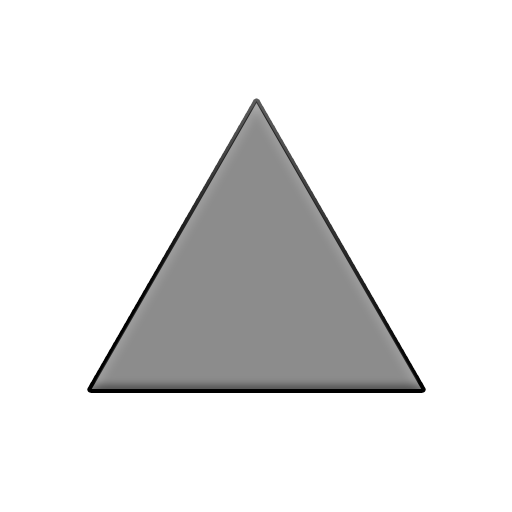
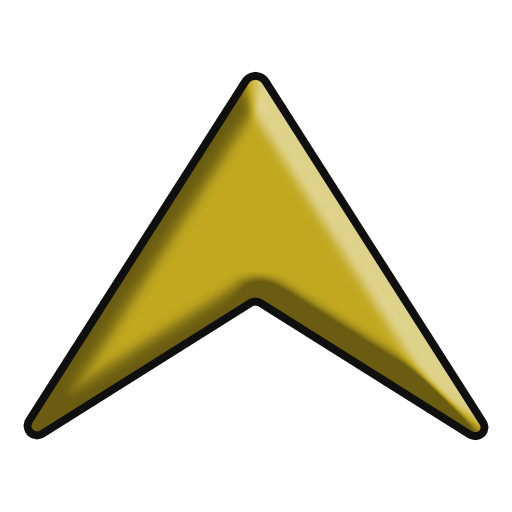
Layered file, before and after one edit (512 x 512). Changes by layer:
hid "Triangle 1" over (x1=90, y1=101, x2=423, y2=390)
showed "Layer 1" over (x1=31, y1=79, x2=481, y2=433)
